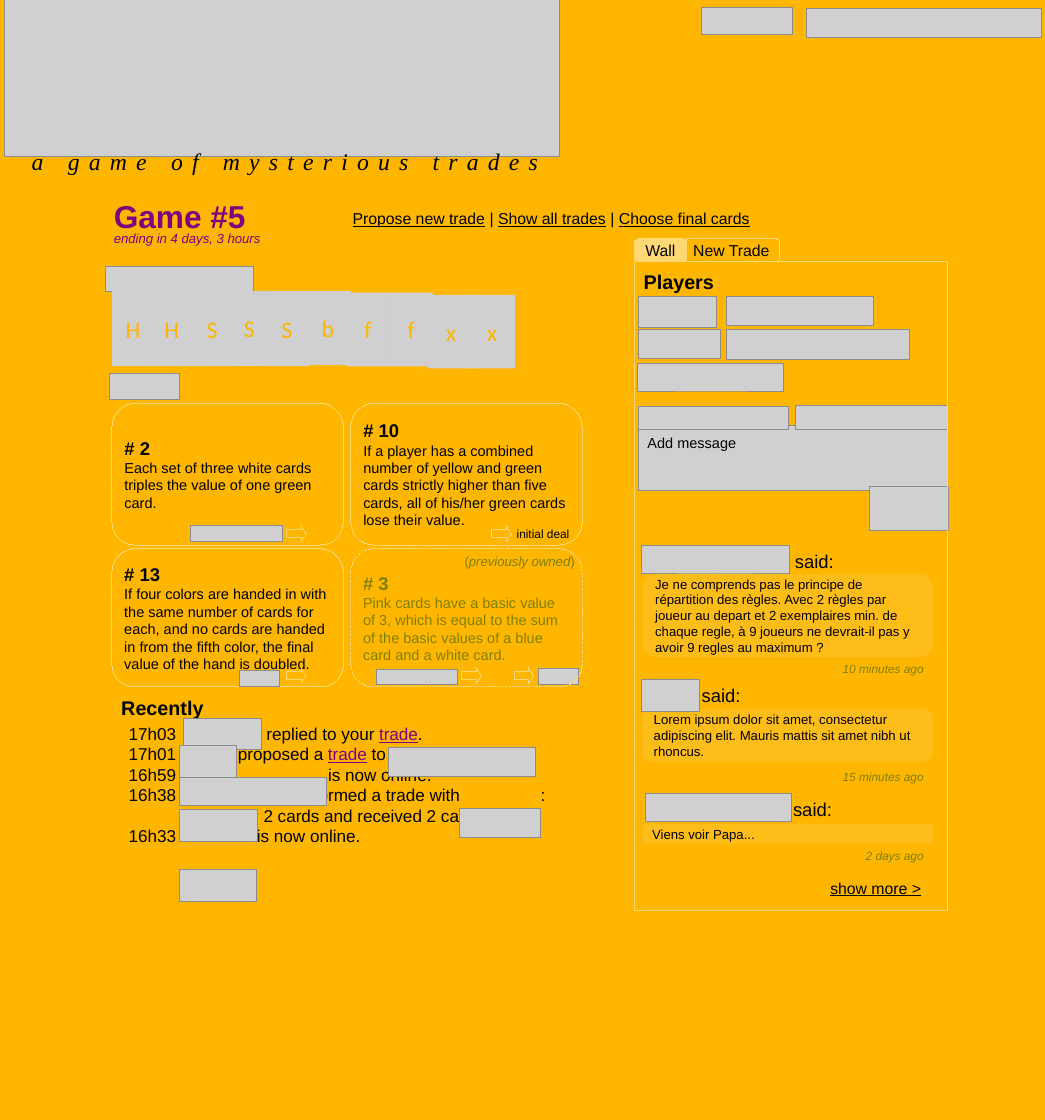
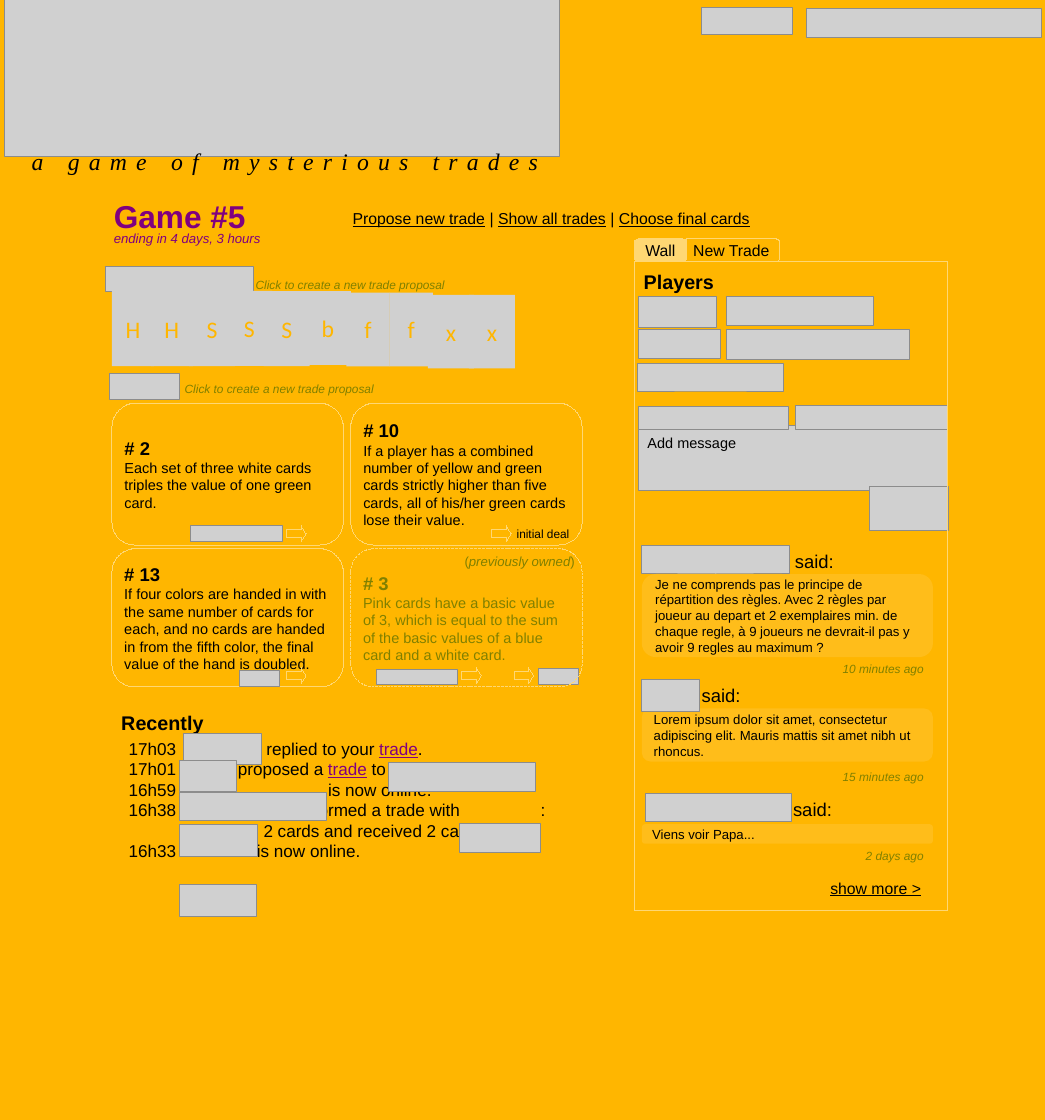
Before and after one commit to manurFR/mystrade-public, a slide deck: slide 1 of design/screens/screens-1.1.odp. Drawn at 1045x1120 pixels with LibreOffice and Linux fonts; fonts in the diff are those of the drawing; grey boxes stand for pictures; background and template pictures are left out. Boxes give left, top, right and bottom in pixels: in the first picture for what was removed or moved away, otherwise in the second. Text is boxed around its words. In the diff, an @@ line names an element or a change of style, - is before the commit and + after.

Commit message:
design: click on card starts new trade added to screens

```diff
--- a/design/screens/screens-1.1.odp
+++ b/design/screens/screens-1.1.odp
@@ text added at (x1=256, y1=280, x2=444, y2=291), 9 pt, text #808000, italic @@
+Click to create a new trade proposal
@@ text added at (x1=185, y1=384, x2=373, y2=396), 9 pt, text #808000, italic @@
+Click to create a new trade proposal
@@ 7 pictures, 2 texts moved together from (x1=121, y1=700, x2=541, y2=901) to (x1=121, y1=715, x2=541, y2=916) @@
```
Also in this commit, not shown: 1 other slide changed.
